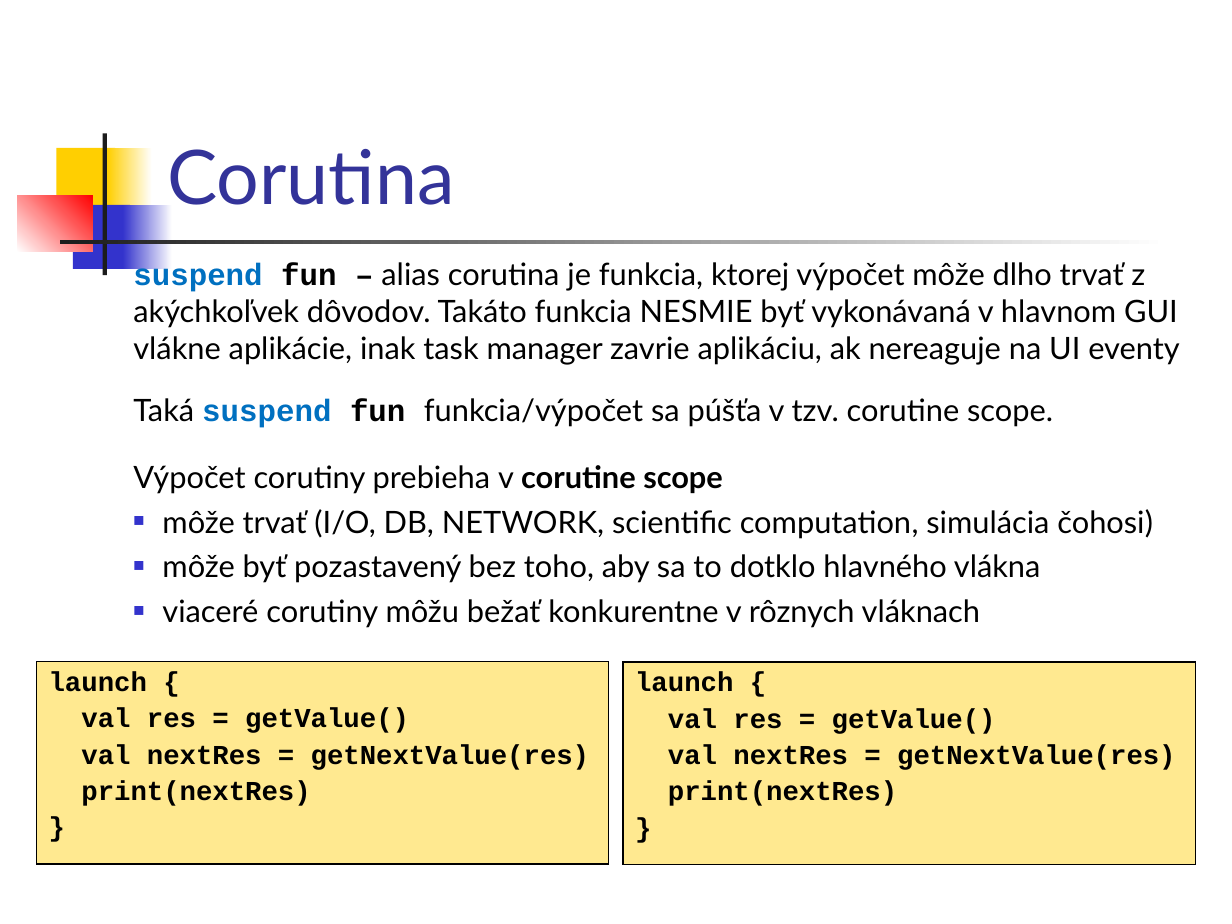
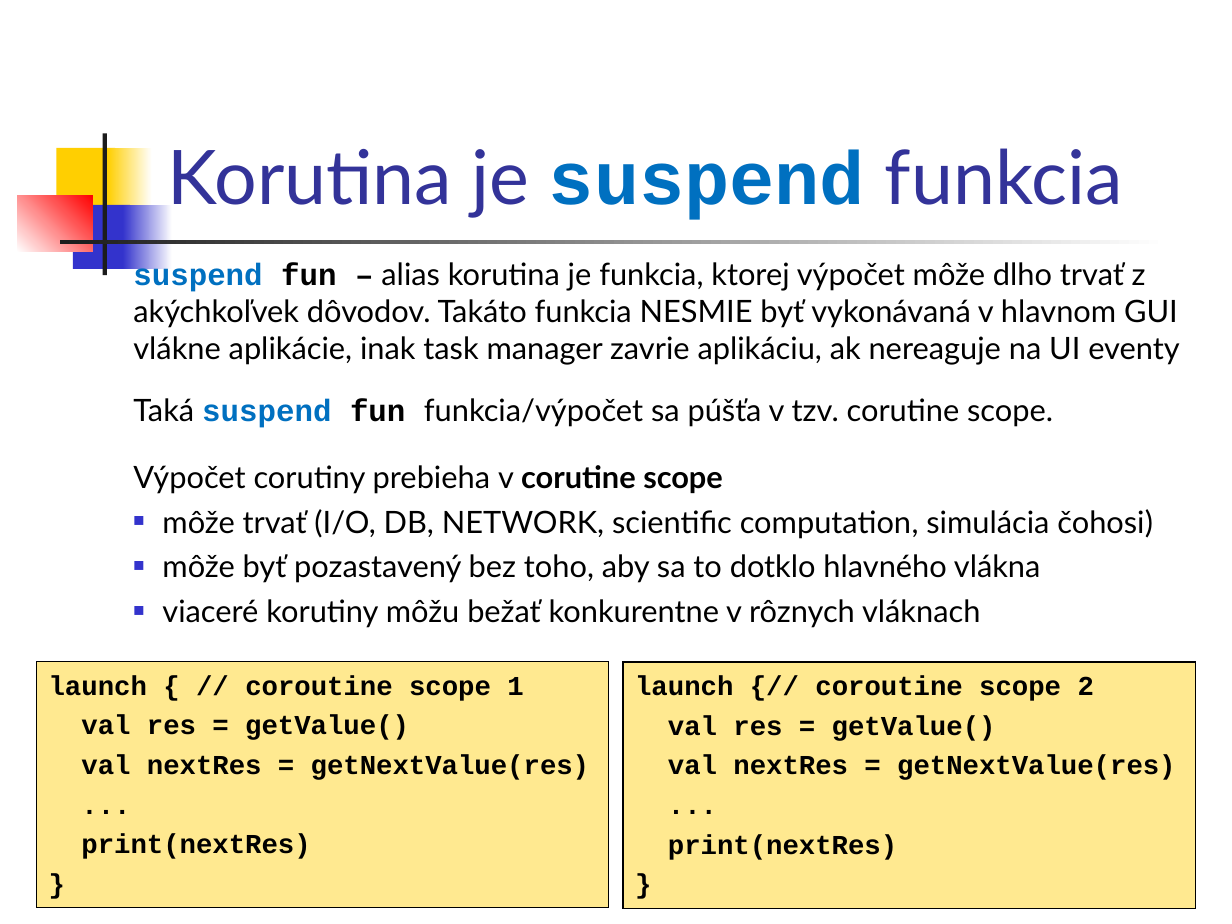
Before and after one commit to vmandro/Prednasky, a slide deck: slide 8 of 10/10_Android.ppt (slide 7 before the commit). Drawn at 1232x924 pixels with LibreOffice and Linux fonts; fonts in the diff are those of the drawing. Boxes give left, top, right and bottom in pixels: in the first picture for what was removed or moved away, otherwise in the second. Text is boxed around its words. In the diff, an @@ line names an element or a change of style, - is before the commit and + after.

```diff
--- a/10/10_Android.ppt
+++ b/10/10_Android.ppt
@@ title at <box>167,148,1123,220</box>: text changed @@
-Corutina
+Korutina je suspend funkcia
@@ text at <box>133,262,1179,365</box>: text changed @@
-suspend fun – alias corutina je funkcia, ktorej výpočet môže dlho trvať z akýchkoľvek dôvodov. Takáto funkcia NESMIE byť vykonávaná v hlavnom GUI vlákne aplikácie, inak task manager zavrie aplikáciu, ak nereaguje na UI eventy
+suspend fun – alias korutina je funkcia, ktorej výpočet môže dlho trvať z akýchkoľvek dôvodov. Takáto funkcia NESMIE byť vykonávaná v hlavnom GUI vlákne aplikácie, inak task manager zavrie aplikáciu, ak nereaguje na UI eventy
@@ text at <box>162,599,980,628</box>: text changed @@
-■ viaceré corutiny môžu bežať konkurentne v rôznych vláknach
+■ viaceré korutiny môžu bežať konkurentne v rôznych vláknach
@@ text in rectangle at <box>37,662,610,908</box>: paragraph added @@
+...
@@ rectangle "launch { // coroutine scope ...": place and size @@
-rectangle "launch { // coroutine scope ..." at <box>37,662,610,864</box>
+rectangle "launch { // coroutine scope ..." at <box>37,662,610,908</box>
@@ text in rectangle at <box>49,675,523,701</box>: text changed @@
-launch {
+launch { // coroutine scope 1
@@ text in rectangle at <box>623,662,1196,908</box>: paragraph added @@
+...
@@ rectangle "launch {// coroutine scope 2": place and size @@
-rectangle "launch {// coroutine scope 2" at <box>623,662,1196,864</box>
+rectangle "launch {// coroutine scope 2" at <box>623,662,1196,908</box>
@@ text in rectangle at <box>635,676,1094,701</box>: text changed @@
-launch {
+launch {// coroutine scope 2
@@ text in rectangle at <box>81,715,589,859</box>: line spacing 0.9 to 1 @@
@@ text in rectangle at <box>668,716,1175,860</box>: line spacing 0.9 to 1 @@
```
Also in this commit, not shown: 7 other slides changed, 10 slides added, 4 other files.
